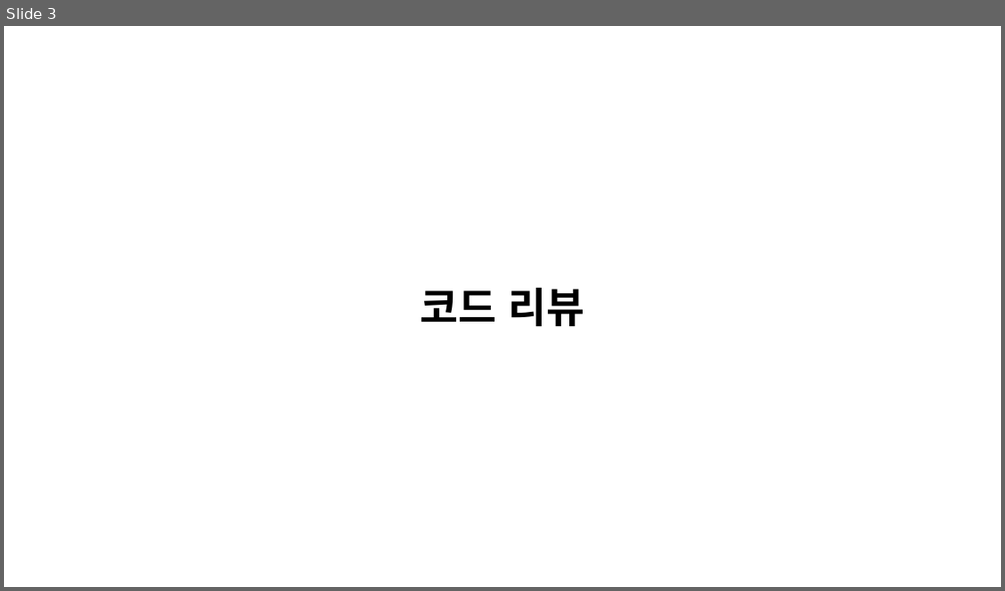
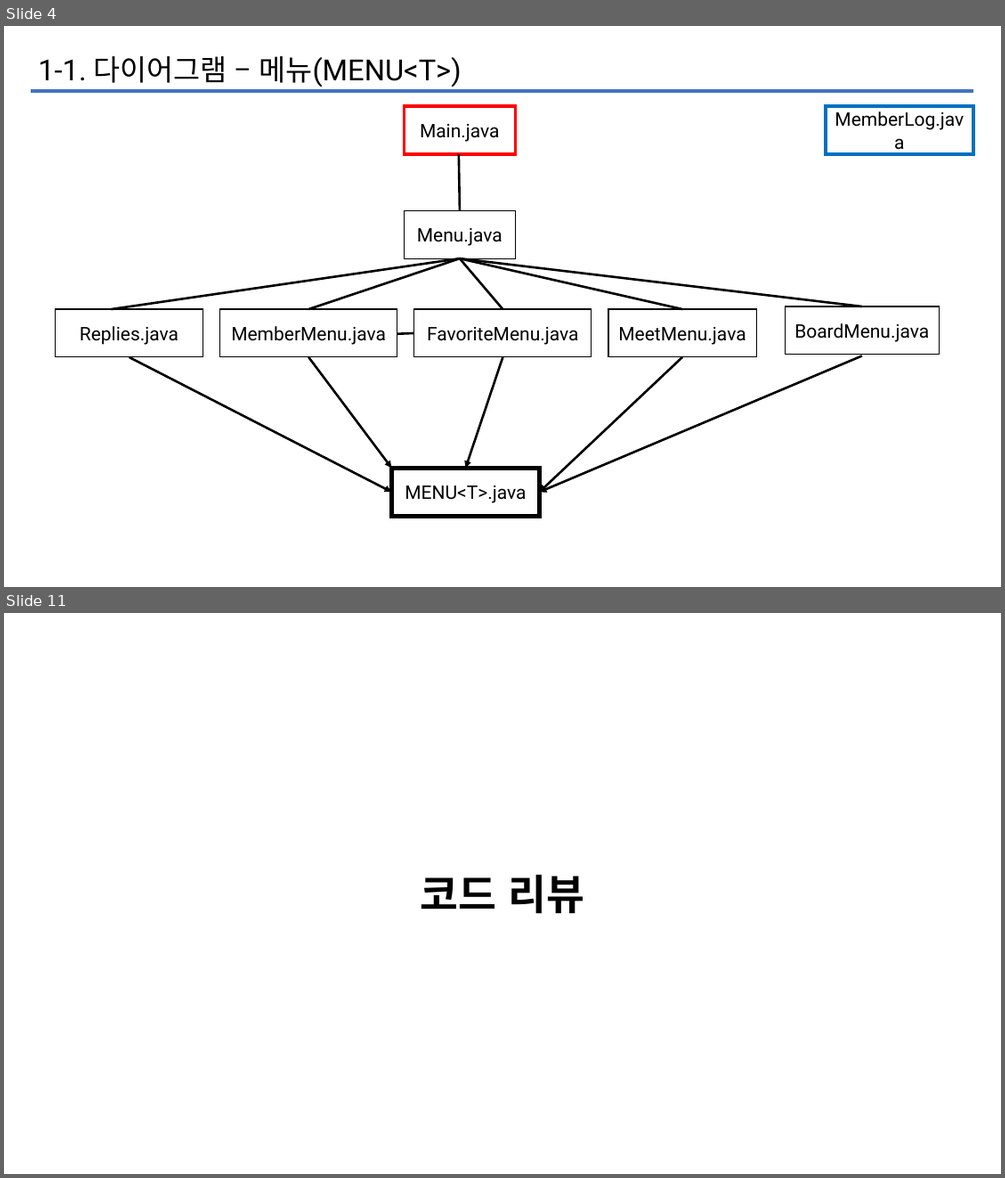
Before and after one commit to iuj09/InterestBook, a slide deck: KOSTAmini1/dogi.pptx. Shown one above the other, each under a label of ours: slide 3 before the commit, slides 4 and 11 after it; the slides between them are not shown. The pictures are 1005x591 and 1005x1178 pixels, drawn with LibreOffice and Linux fonts; fonts in the diff are those of the drawing. Boxes give left, top, right and bottom in pixels: in the first picture for what was removed or moved away, otherwise in the second. Text is boxed around its words. In the diff, an @@ line names an element or a change of style, - is before the commit and + after.

```diff
--- a/KOSTAmini1/dogi.pptx
+++ b/KOSTAmini1/dogi.pptx
@@ slide 4 added at (4,26,1001,587), background #FFFFFF @@
@@ text added at (38,56,461,87), 28 pt, text #000000 @@
+1-1. 다이어그램 – 메뉴(MENU<T>)
@@ line added from (31, 91) to (973, 91), #4472C4 3 pt @@
@@ rectangle added at (404,106,516,154), fill #FFFFFF, outline #FF0000 3 pt, 18 pt, text #000000 @@
+Main.java
@@ rectangle added at (825,106,974,154), fill #FFFFFF, outline #0070C0 3 pt, 18 pt, text #000000 @@
+MemberLog.java
@@ line added from (459, 154) to (460, 211), #000000 2.25 pt @@
@@ rectangle added at (404,211,516,258), fill #FFFFFF, outline #000000 1 pt, 18 pt, text #000000 @@
+Menu.java
@@ line added from (460, 258) to (111, 309), #000000 2.25 pt @@
@@ line added from (460, 258) to (308, 309), #000000 2.25 pt @@
@@ line added from (460, 258) to (502, 309), #000000 2.25 pt @@
@@ line added from (460, 258) to (682, 309), #000000 2.25 pt @@
@@ line added from (460, 258) to (862, 306), #000000 2.25 pt @@
@@ rectangle added at (55,309,202,357), fill #FFFFFF, outline #000000 1 pt, 18 pt, text #000000 @@
+Replies.java
@@ rectangle added at (220,309,397,357), fill #FFFFFF, outline #000000 1 pt, 18 pt, text #000000 @@
+MemberMenu.java
@@ rectangle added at (414,309,591,357), fill #FFFFFF, outline #000000 1 pt, 18 pt, text #000000 @@
+FavoriteMenu.java
@@ rectangle added at (608,309,756,357), fill #FFFFFF, outline #000000 1 pt, 18 pt, text #000000 @@
+MeetMenu.java
@@ rectangle added at (785,306,938,354), fill #FFFFFF, outline #000000 1 pt, 18 pt, text #000000 @@
+BoardMenu.java
@@ line added from (414, 333) to (396, 334), #000000 2.25 pt @@
@@ arrow added from (129, 357) to (391, 491), #000000 2.25 pt @@
@@ arrow added from (308, 357) to (391, 468), #000000 2.25 pt @@
@@ arrow added from (502, 357) to (465, 468), #000000 2.25 pt @@
@@ arrow added from (682, 357) to (540, 491), #000000 2.25 pt @@
@@ arrow added from (862, 356) to (540, 491), #000000 2.25 pt @@
@@ rectangle added at (391,468,540,516), fill #FFFFFF, outline #000000 4.5 pt, 18 pt, text #000000 @@
+MENU<T>.java
@@ what was slide 3 is now slide 11 @@
```
Also in this commit, not shown: 4 slides changed, 10 other slides added, 2 slides removed, 4 other files.
